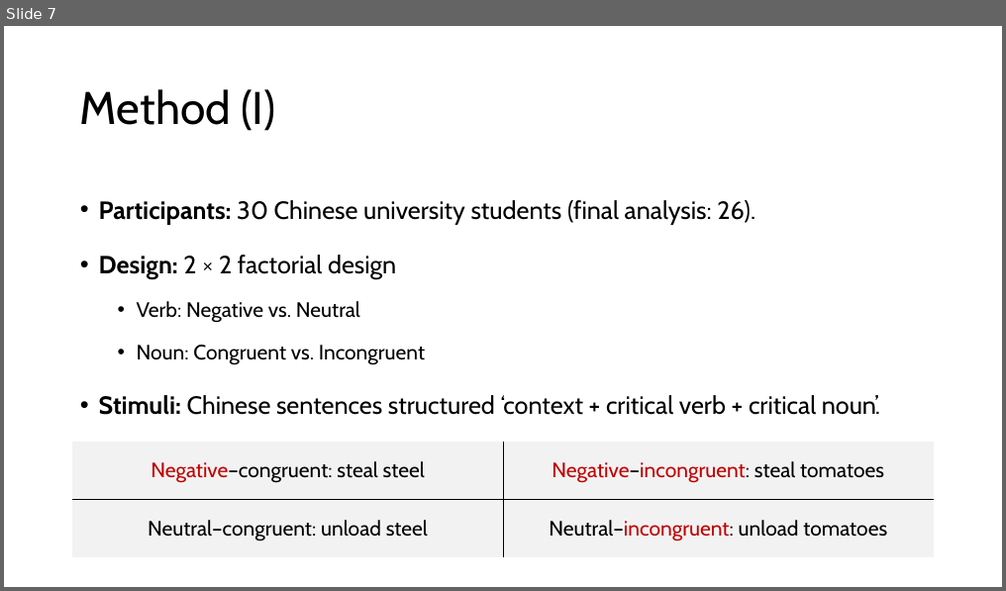
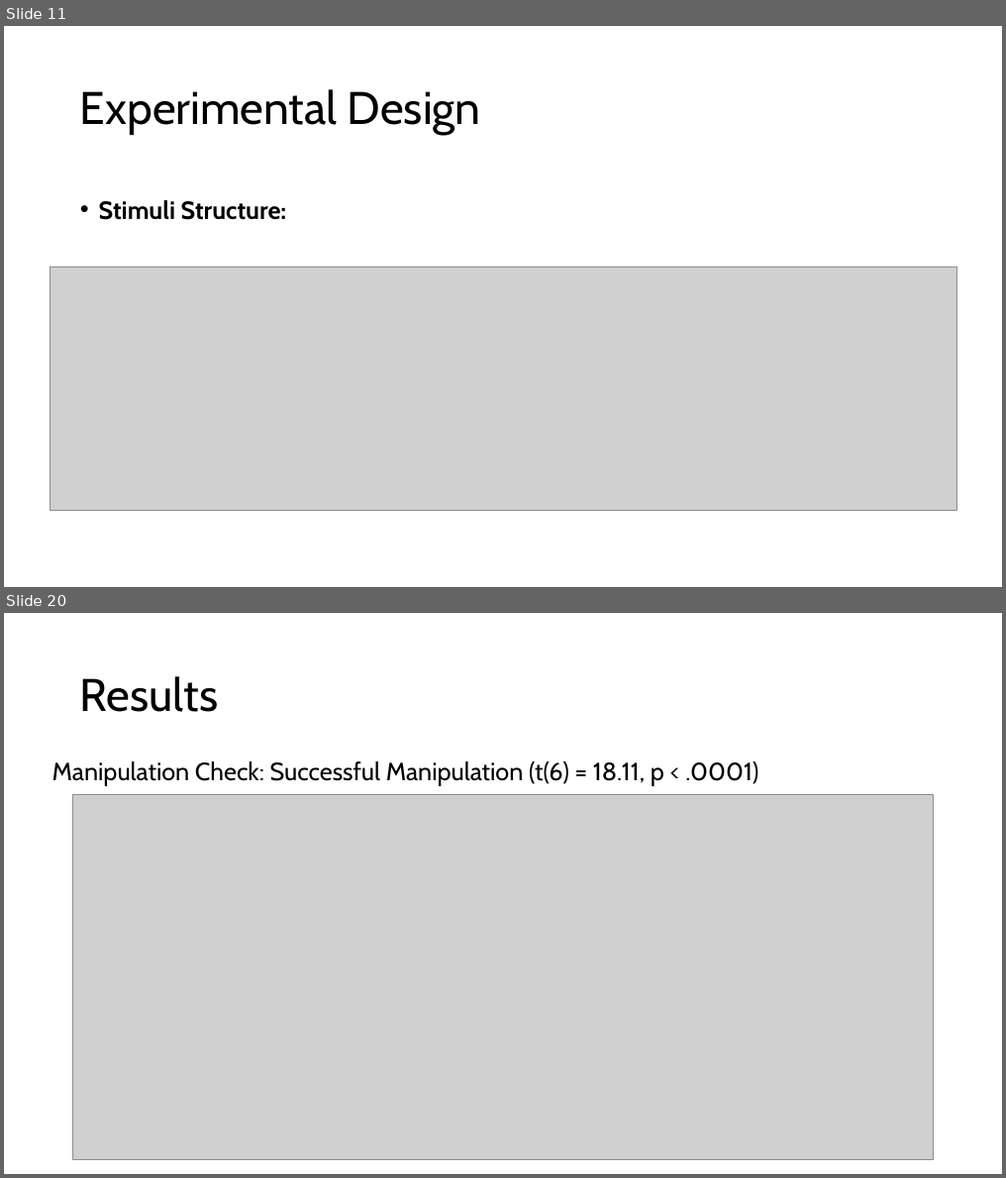
Before and after one commit to haba6030/Linguistics_Experiment, a slide deck: JinilKim_TermProject.pptx. Shown one above the other, each under a label of ours: slide 7 before the commit, slides 11 and 20 after it; the slides between them are not shown. The pictures are 1006x591 and 1006x1178 pixels, drawn with LibreOffice and Linux fonts; fonts in the diff are those of the drawing; grey boxes stand for pictures. Boxes give left, top, right and bottom in pixels: in the first picture for what was removed or moved away, otherwise in the second. Text is boxed around its words. In the diff, an @@ line names an element or a change of style, - is before the commit and + after.

Commit message:
Pilot analysis

```diff
--- a/JinilKim_TermProject.pptx
+++ b/JinilKim_TermProject.pptx
@@ slide 20 added at (x1=4, y1=613, x2=1002, y2=1174), background #FFFFFF @@
@@ title added at (x1=80, y1=676, x2=218, y2=712), 44 pt, text #000000 @@
+Results
@@ text added at (x1=53, y1=761, x2=758, y2=786), 24 pt, text #000000 @@
+Manipulation Check: Successful Manipulation (t(6) = 18.11, p < .0001)
@@ picture added at (x1=73, y1=795, x2=934, y2=1160) @@
@@ what was slide 7 is now slide 11 @@
@@ slide 11 changed as well @@
@@ title at (x1=80, y1=89, x2=481, y2=135): text changed @@
-Method (I)
+Experimental Design
@@ text at (x1=99, y1=200, x2=287, y2=220): text changed; bold on @@
-• Participants: 30 Chinese university students (final analysis: 26).
-• Design: 2 × 2 factorial design
-  • Verb: Negative vs. Neutral
-  • Noun: Congruent vs. Incongruent
-• Stimuli: Chinese sentences structured ‘context + critical verb + critical noun’.
+• Stimuli Structure:
@@ picture added at (x1=50, y1=267, x2=957, y2=510) @@
@@ table removed at (x1=73, y1=442, x2=934, y2=558), 2 rows, 2 columns @@
-Negative–congruent: steal steel | Negative–incongruent: steal tomatoes
-Neutral–congruent: unload steel | Neutral–incongruent: unload tomatoes
```
Also in this commit, not shown: 3 other slides changed, 28 other slides added, 10 slides removed, 23 other files.
